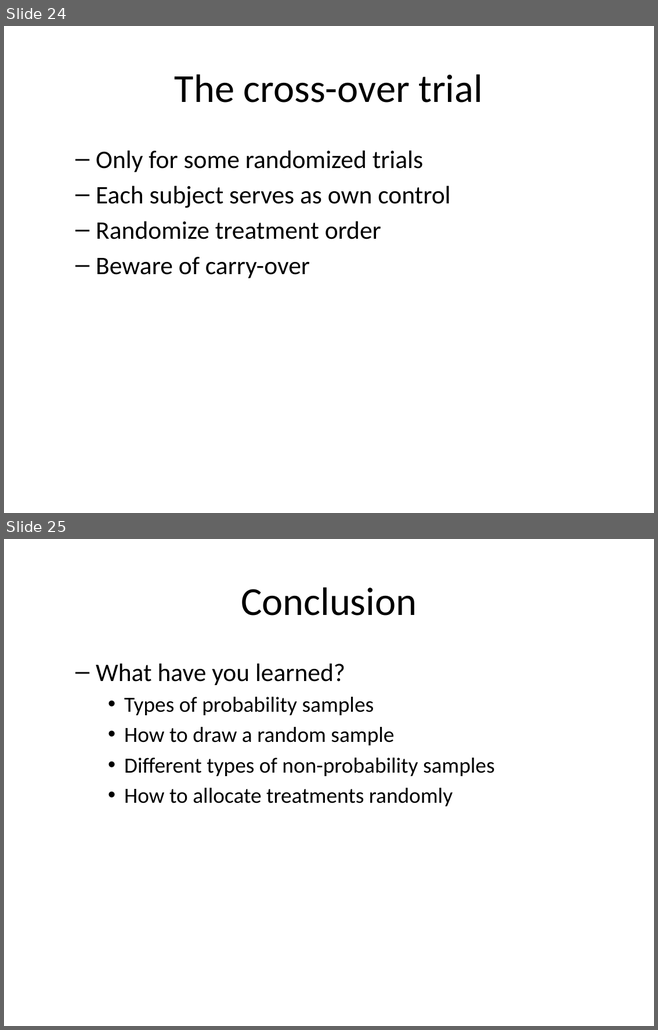
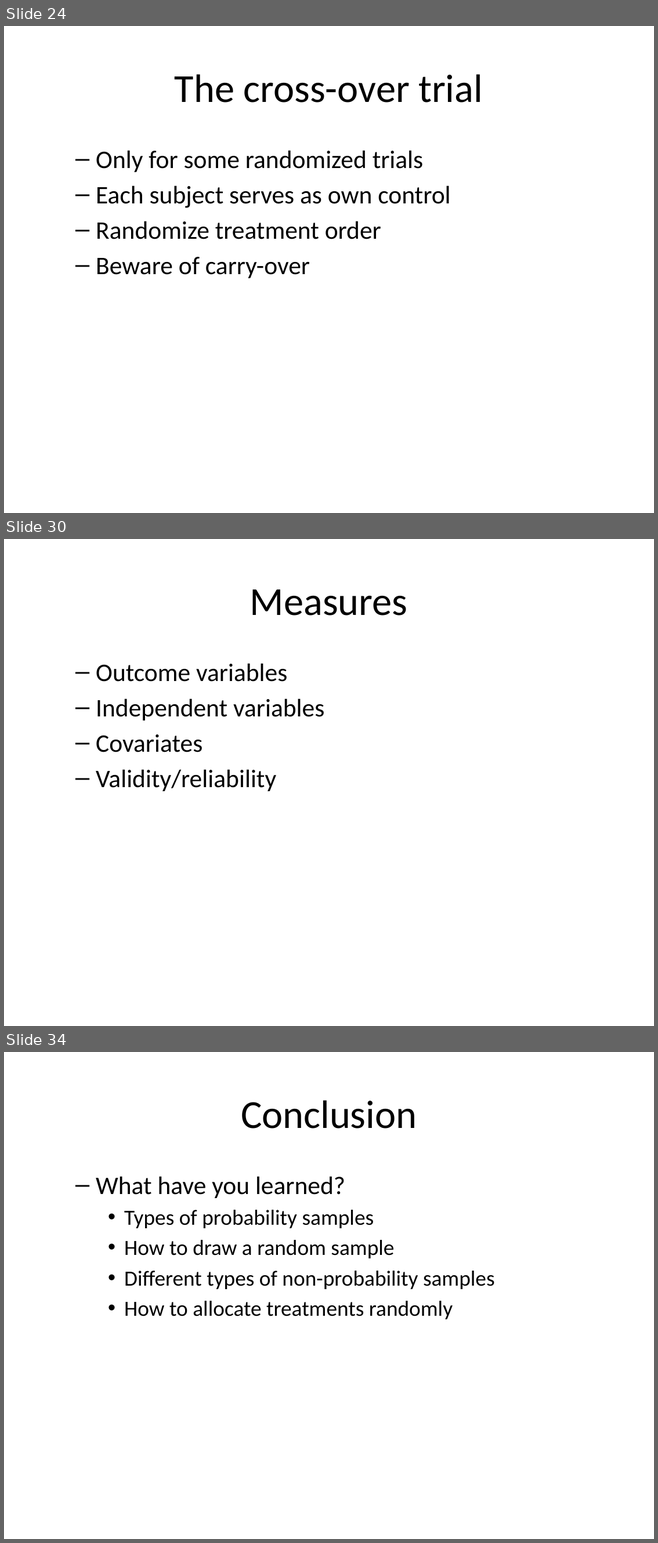
Before and after one commit to pmean/classes, a slide deck: clinical-research-methodology/results/video08-sampling.pptx. Shown one above the other, each under a label of ours: slides 24 and 25 before the commit, slides 24, 30 and 34 after it; the slides between them are not shown. The pictures are 658x1030 and 658x1543 pixels, drawn with LibreOffice and Linux fonts; fonts in the diff are those of the drawing. Boxes give left, top, right and bottom in pixels: in the first picture for what was removed or moved away, otherwise in the second. Text is boxed around its words. In the diff, an @@ line names an element or a change of style, - is before the commit and + after.

```diff
--- a/clinical-research-methodology/results/video08-sampling.pptx
+++ b/clinical-research-methodology/results/video08-sampling.pptx
@@ slide 30 added at box(4, 539, 654, 1026), background #FFFFFF @@
@@ title added at box(250, 589, 408, 616), 44 pt, text #000000 @@
+Measures
@@ text added at box(96, 663, 324, 791), 28 pt, text #000000 @@
+  – Outcome variables
+  – Independent variables
+  – Covariates
+  – Validity/reliability
@@ what was slide 25 is now slide 34 @@
```
Also in this commit, not shown: 1 slide changed, 8 other slides added.
